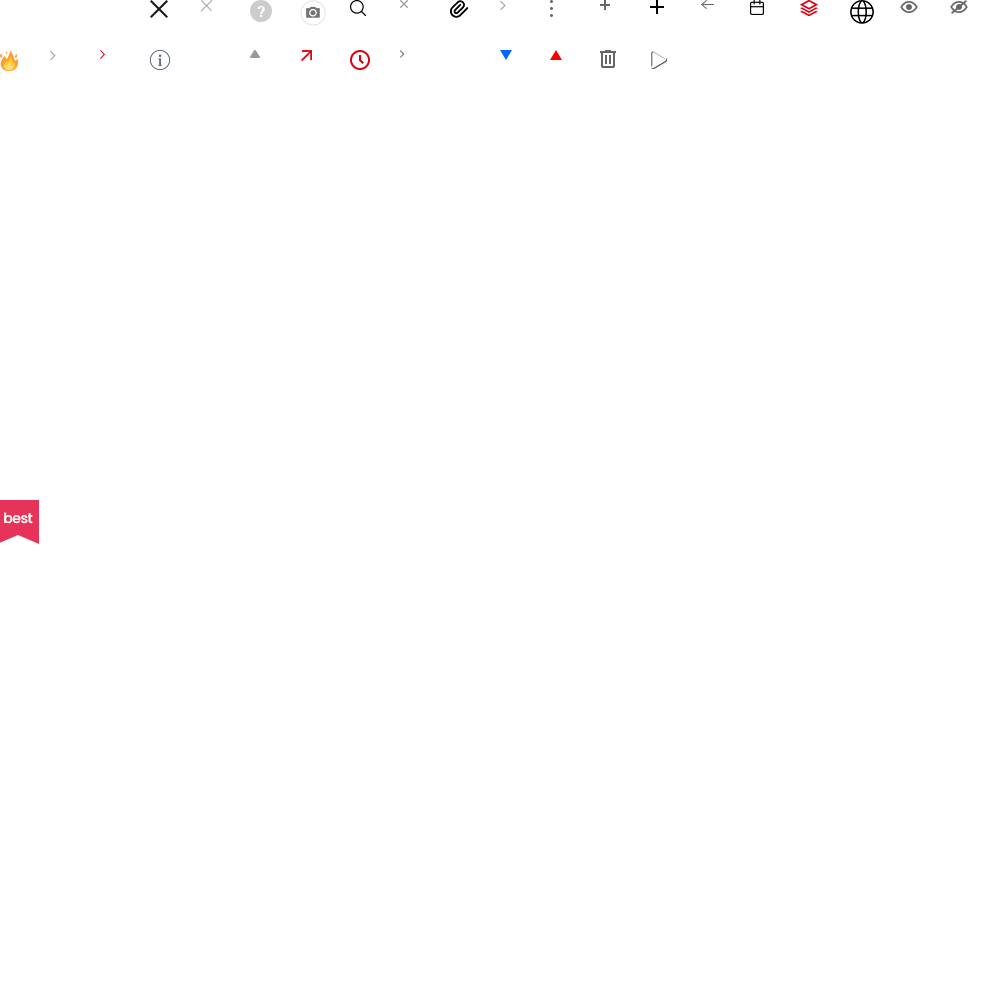
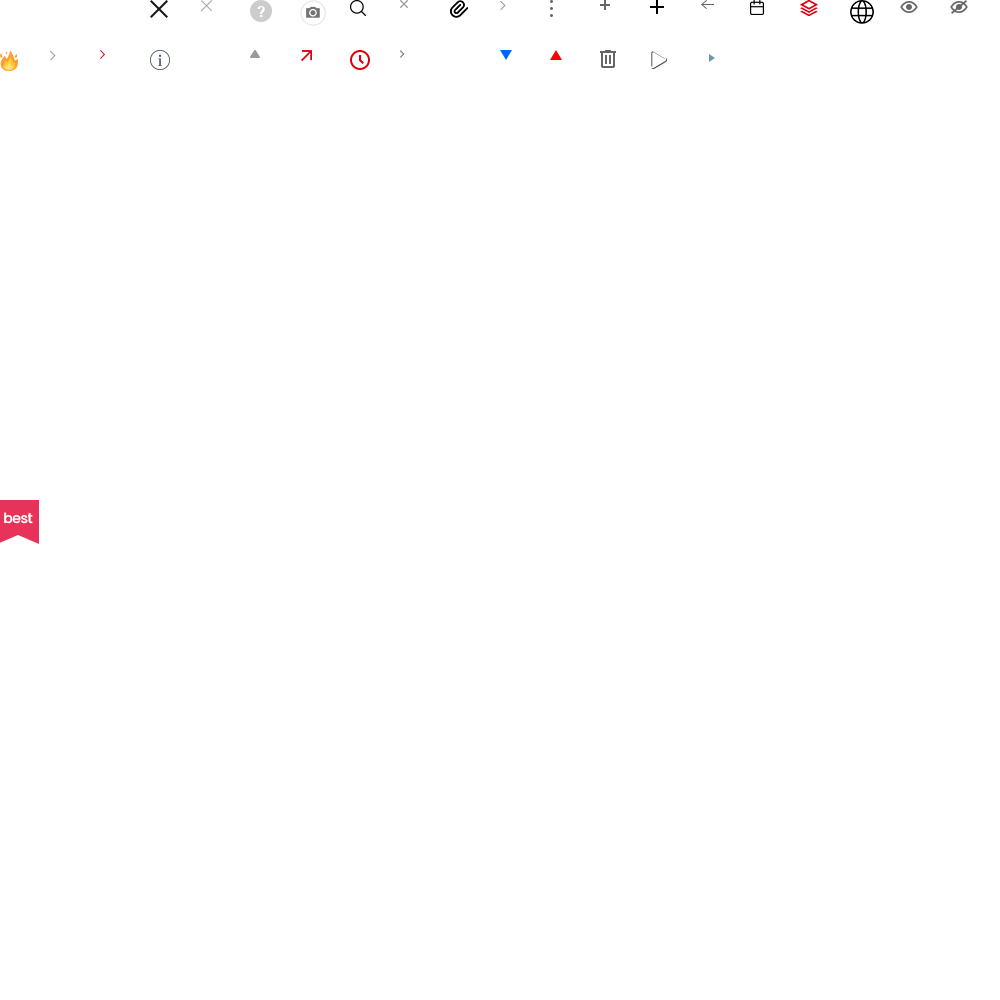
Layer changes from the first (1000, 1000) image to the second:
added layer "레이어 37" in group "그룹 2" over [709, 54, 715, 62]
